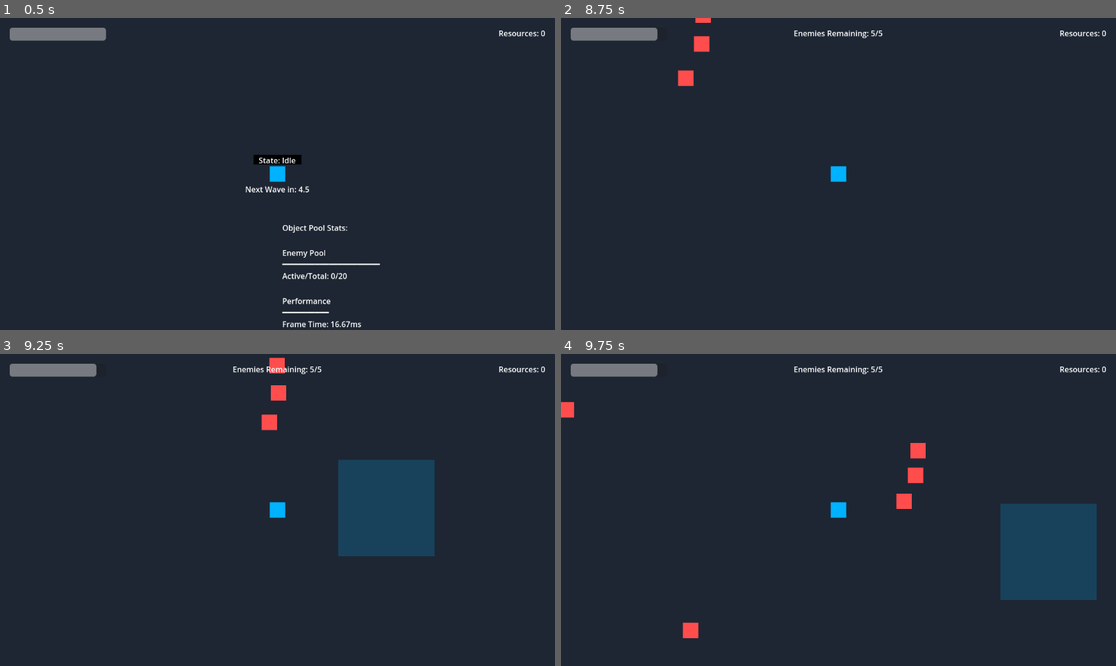
Above: before the commit, frames 1-4 (two rows, left to right).
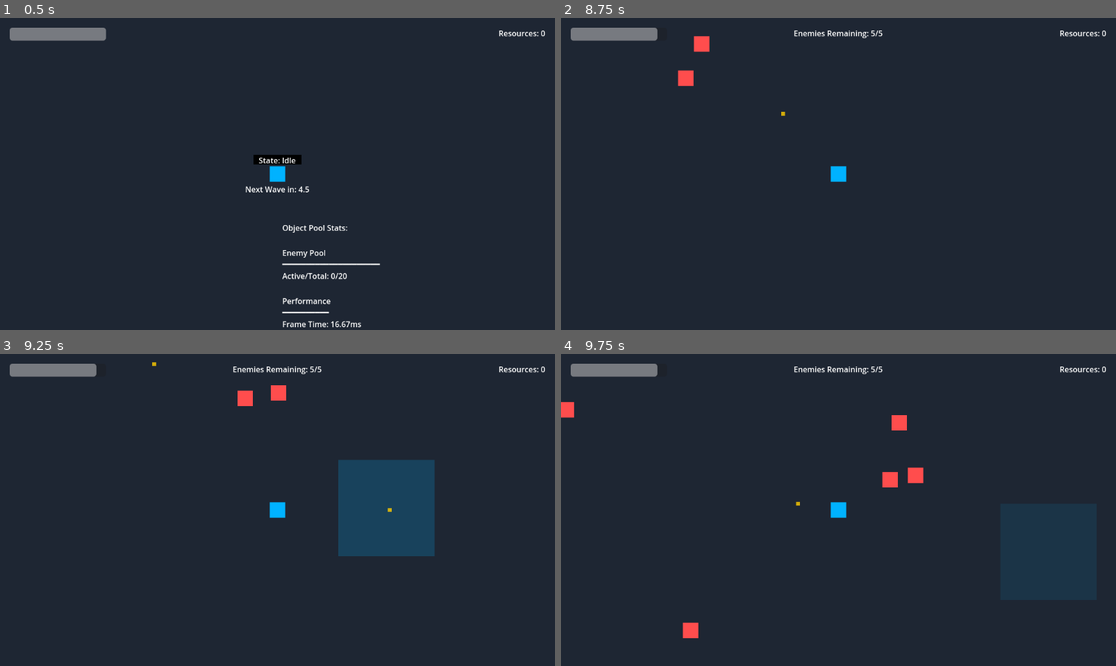
Above: after the commit, the same moments.

Repository: brian-cook/czgame
Game: Godot game, scene res://src/scenes/test/test_game.tscn
Two runs of this game, one before a commit and one after it. Both use one fixed random seed, a clock stepped at 60 frames per second and the inputs below.
Inputs (mouse positions are in pixels of both pictures, inside the frame that each line leads up to):
- Up to frame 1 (0.5 s): no input
- Up to frame 2 (8.75 s): move the mouse to (810, 236) at 0.52 s; press the mouse at (810, 236) at 0.53 s; hold W (move_up) 0.53-2.03 s; move the mouse to (1005, 220) at 1.27 s; release the mouse at (1005, 220) at 1.28 s; click (1005, 220) at 1.35 s; tap Enter at 2 s; move the mouse to (672, 127) at 2.02 s; hold Space (place_zone) 2.03-2.78 s; hold A (move_left) 2.03-3.53 s; click (672, 127) at 2.3 s; move the mouse to (866, 174) at 2.77 s; click (866, 174) at 2.85 s; move the mouse to (755, 96) at 3.52 s; press the mouse at (755, 96) at 3.53 s; hold S (move_down) 3.53-4.28 s; tap Space (place_zone) at 4.25, 4.35 s; move the mouse to (960, 158) at 4.27 s; release the mouse at (960, 158) at 4.28 s; hold D (move_right) 4.28-5.03 s; click (960, 158) at 4.55 s; move the mouse to (727, 189) at 5.02 s; press the mouse at (727, 189) at 5.03 s; hold W (move_up) 5.03-5.78 s; move the mouse to (894, 105) at 5.77 s; release the mouse at (894, 105) at 5.78 s; hold D (move_right) 5.78-8.03 s; click (894, 105) at 5.85 s; move the mouse to (810, 236) at 6.52 s; hold Space (place_zone) 6.53-7.28 s; click (810, 236) at 6.8 s; move the mouse to (1005, 220) at 7.27 s; click (1005, 220) at 7.35 s; move the mouse to (672, 127) at 8.02 s; press the mouse at (672, 127) at 8.03 s; hold S (move_down) from 8.03 s (still down)
- Up to frame 3 (9.25 s): move the mouse to (305, 510) at 8.77 s; release S (move_down) at 8.78 s; release the mouse at (305, 510) at 8.78 s; hold A (move_left) from 8.78 s (still down); tap Space (place_zone) at 8.85 s; click (305, 510) at 9.05 s
- Up to frame 4 (9.75 s): move the mouse to (755, 432) at 9.52 s; release A (move_left) at 9.53 s; press the mouse at (755, 432) at 9.53 s; hold W (move_up) from 9.53 s (still down)

Frame 1 is identical in both runs. In frame 2, less than 0.1% of the frame differs, in the area x 24-41%, y 0-32%; in frame 3, 0.5%; in frame 4, 0.6%, in the area x 42-66%, y 19-50%.

Commit message:
mk and controller

Diff:
--- a/src/scripts/test/test_game.gd
+++ b/src/scripts/test/test_game.gd
@@ -210,17 +210,45 @@
 	InputMap.add_action("attack")
 
 	# Mouse input
-	var event_attack = InputEventMouseButton.new()
-	event_attack.button_index = MOUSE_BUTTON_LEFT
-	event_attack.pressed = true
-	InputMap.action_add_event("attack", event_attack)
-
-	# Controller input - Use JoyButton enum
+	var mouse_attack = InputEventMouseButton.new()
+	mouse_attack.button_index = MOUSE_BUTTON_LEFT
+	InputMap.action_add_event("attack", mouse_attack)
+
+	# Controller input
 	var joy_attack = InputEventJoypadButton.new()
 	joy_attack.button_index = JOY_BUTTON_RIGHT_SHOULDER  # R1/RB button
 	InputMap.action_add_event("attack", joy_attack)
 
+	# Add aim actions for controller
+	_setup_aim_actions()
+
 	print("Attack action setup complete - Events:", InputMap.action_get_events("attack").size())
+
+func _setup_aim_actions() -> void:
+	# Setup right stick aim actions
+	var aim_actions = {
+		"aim_left": JOY_AXIS_RIGHT_X,
+		"aim_right": JOY_AXIS_RIGHT_X,
+		"aim_up": JOY_AXIS_RIGHT_Y,
+		"aim_down": JOY_AXIS_RIGHT_Y
+	}
+
+	for action_name in aim_actions:
+		if InputMap.has_action(action_name):
+			InputMap.erase_action(action_name)
+
+		InputMap.add_action(action_name)
+
+		var joy_event = InputEventJoypadMotion.new()
+		joy_event.axis = aim_actions[action_name]
+
+		# Set appropriate axis value
+		if action_name.ends_with("left") or action_name.ends_with("up"):
+			joy_event.axis_value = -1.0
+		else:
+			joy_event.axis_value = 1.0
+
+		InputMap.action_add_event(action_name, joy_event)
 
 func _setup_zone_actions() -> void:
 	if not InputMap.has_action("place_zone"):
--- a/src/scripts/weapons/weapon_base.gd
+++ b/src/scripts/weapons/weapon_base.gd
@@ -25,25 +25,41 @@
     add_to_group("weapons")
 
 func _physics_process(_delta: float) -> void:
-    if can_fire:
-        # Auto-fire when using controller and holding R2
-        if owner._using_controller and Input.is_action_pressed("attack"):
-            try_fire()
+    if not can_fire:
+        return
+
+    # Handle both mouse click and controller input
+    if Input.is_action_pressed("attack"):
+        try_fire()
 
 func try_fire() -> void:
     if not can_fire:
+        print("Weapon cannot fire - cooldown active")
         return
 
+    print("Attempting to fire weapon")
     can_fire = false
     _fire_timer.start(1.0 / fire_rate)
 
     var spawn_pos = global_position
     var direction: Vector2
 
-    if owner._using_controller:
-        direction = owner._aim_direction
+    # Get aim direction based on input type
+    if Input.is_mouse_button_pressed(MOUSE_BUTTON_LEFT):
+        direction = (get_global_mouse_position() - spawn_pos).normalized()
+        print("Using mouse aim direction:", direction)
     else:
-        direction = (get_global_mouse_position() - spawn_pos).normalized()
+        # Use controller aim direction if available
+        var stick_x = Input.get_axis("aim_left", "aim_right")
+        var stick_y = Input.get_axis("aim_up", "aim_down")
+        var stick_input = Vector2(stick_x, stick_y)
+
+        if stick_input.length() > 0.1:
+            direction = stick_input.normalized()
+            print("Using controller aim direction:", direction)
+        else:
+            direction = Vector2.RIGHT
+            print("Using default aim direction")
 
     _spawn_projectile(spawn_pos, direction)
     weapon_fired.emit(self, spawn_pos)
